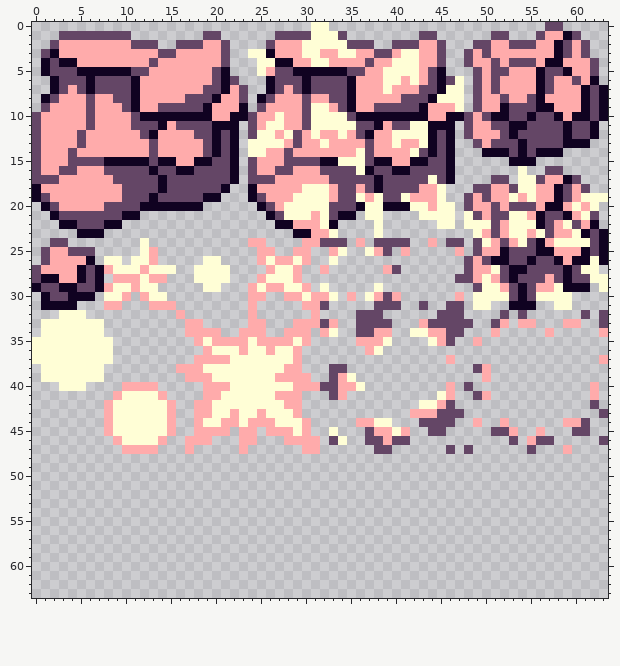
Edited in one commit: pixel-art sprite (Assets/Sprites/spritesheet.png). Above: the version before the commit.
The file is 64x64 pixels.
The result:
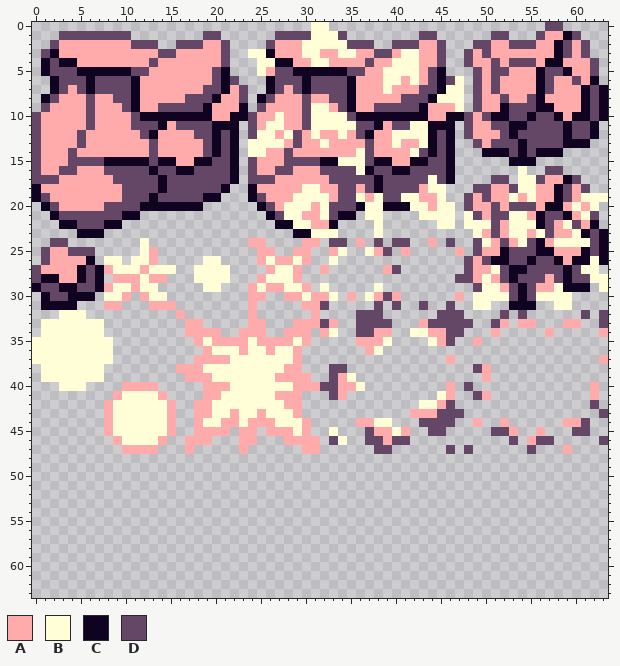
Palette (. is transparent): A #ffabab  B #fffed6  C #100221  D #644666
From old to new:
Colour B becomes colour A in row 18 at x 32; in row 20 at x 31; in row 21 at x 30; in row 22 at x 32.
Colour A becomes colour B in row 18 at x 44; in row 19 at x 42; in row 22 at x 29 to 30; in row 23 at x 31 to 32.
The edit erases colour D in row 24 at x 32, 39 and 47; in row 31 at x 39 and 47.
Boxes around the changes in both pictures, in picture pixels (x1, y1, x2, y2):
changed: (293, 184, 329, 247)
changed: (410, 184, 437, 202)
erased: (383, 238, 392, 247)
erased: (455, 238, 464, 247)
erased: (383, 301, 392, 310)
erased: (455, 301, 464, 310)
